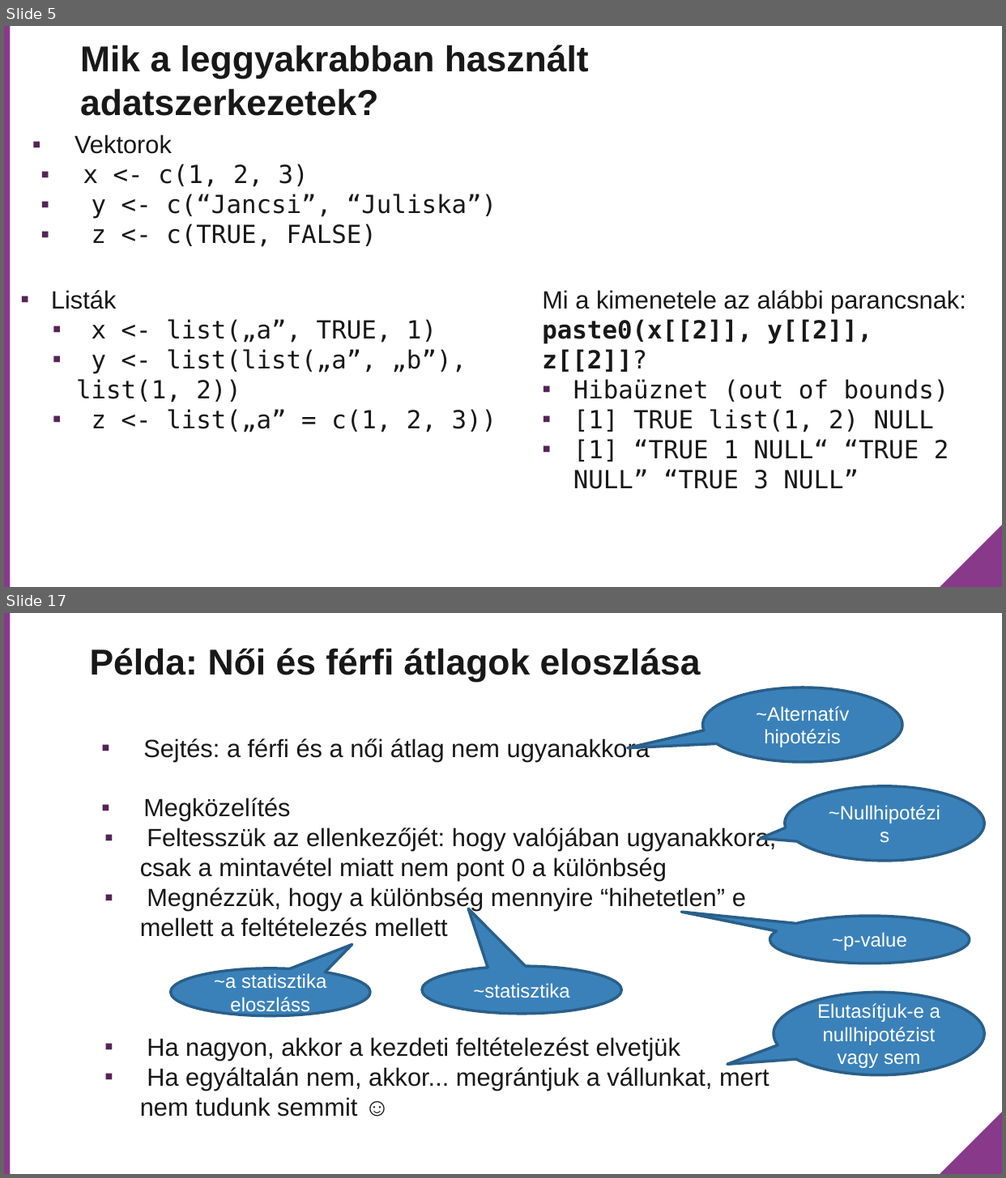
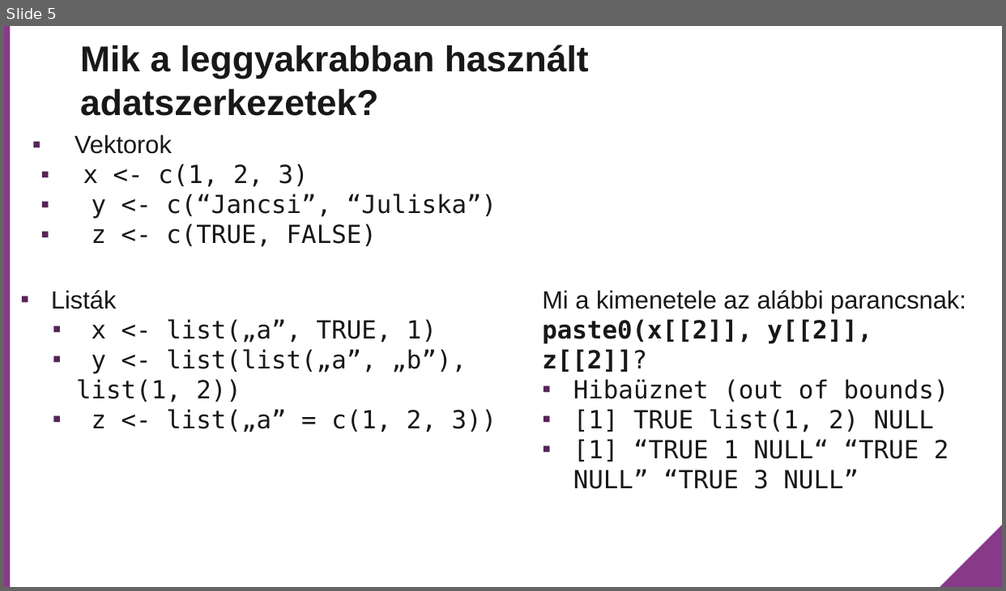
Before and after one commit to rladies/meetup-presentations_budapest, a slide deck: Meetup_2018_03_09/Data structures and loops/ppt/Adatszerkezetek.pptx. Shown one above the other, each under a label of ours: slides 5 and 17 before the commit, slide 5 after it; the slides between them are not shown. The pictures are 1006x1178 and 1006x591 pixels, drawn with LibreOffice and Linux fonts; fonts in the diff are those of the drawing; background and template pictures are left out. Boxes give left, top, right and bottom in pixels: in the first picture for what was removed or moved away, otherwise in the second. Text is boxed around its words. In the diff, an @@ line names an element or a change of style, - is before the commit and + after.

```diff
--- a/Meetup_2018_03_09/Data structures and loops/ppt/Adatszerkezetek.pptx
+++ b/Meetup_2018_03_09/Data structures and loops/ppt/Adatszerkezetek.pptx
@@ slide 17 removed at [4, 613, 1002, 1174], background #FFFFFF; not listed: 2 template elements that a slide beside it also shows @@
@@ title removed at [90, 648, 701, 682] @@
-Példa: Női és férfi átlagok eloszlása
@@ speech bubble removed at [702, 688, 902, 763] @@
-~Alternatív hipotézis
@@ text removed at [140, 739, 777, 1117] @@
-▪ Sejtés: a férfi és a női átlag nem ugyanakkora
-▪ Megközelítés
-▪ Feltesszük az ellenkezőjét: hogy valójában ugyanakkora, csak a mintavétel miatt nem pont 0 a különbség
-▪ Megnézzük, hogy a különbség mennyire “hihetetlen” e mellett a feltételezés mellett
-▪ Ha nagyon, akkor a kezdeti feltételezést elvetjük
-▪ Ha egyáltalán nem, akkor... megrántjuk a vállunkat, mert nem tudunk semmit ☺
@@ speech bubble removed at [784, 786, 984, 862] @@
-~Nullhipotézis
@@ speech bubble removed at [769, 917, 969, 965] @@
-~p-value
@@ speech bubble removed at [171, 969, 370, 1016] @@
-~a statisztika eloszláss
@@ speech bubble removed at [422, 966, 622, 1014] @@
-~statisztika
@@ speech bubble removed at [774, 992, 984, 1075] @@
-Elutasítjuk-e a nullhipotézist vagy sem
```
Also in this commit, not shown: 3 slides changed, 1 slide added, 12 other slides removed, 2 other files.
